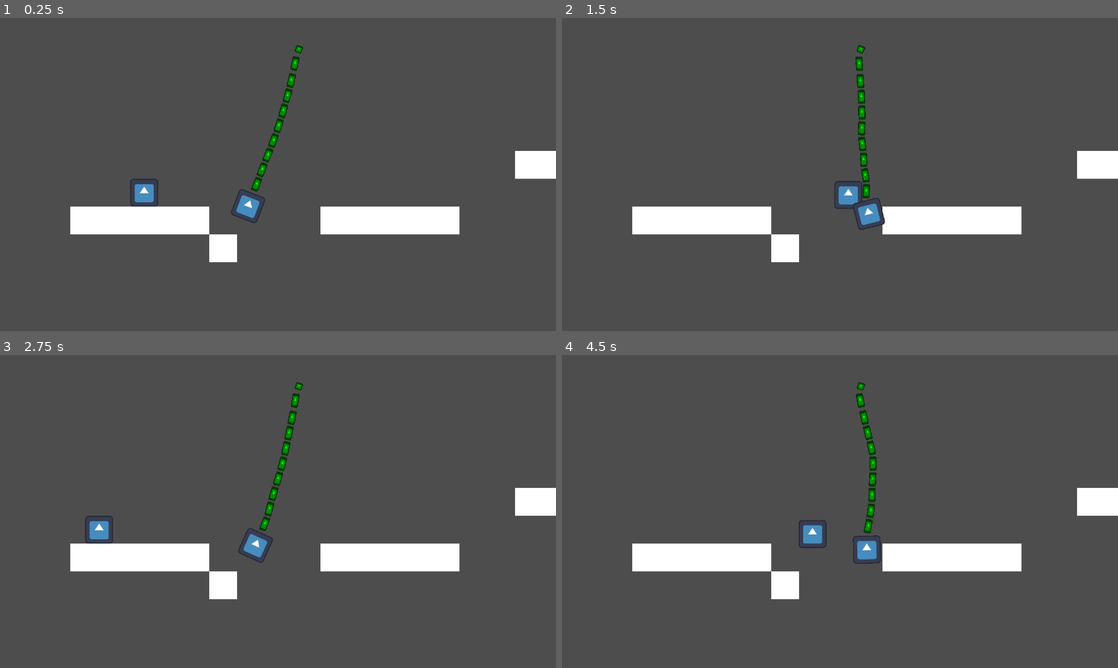
Above: before the commit, frames 1-4 (two rows, left to right).
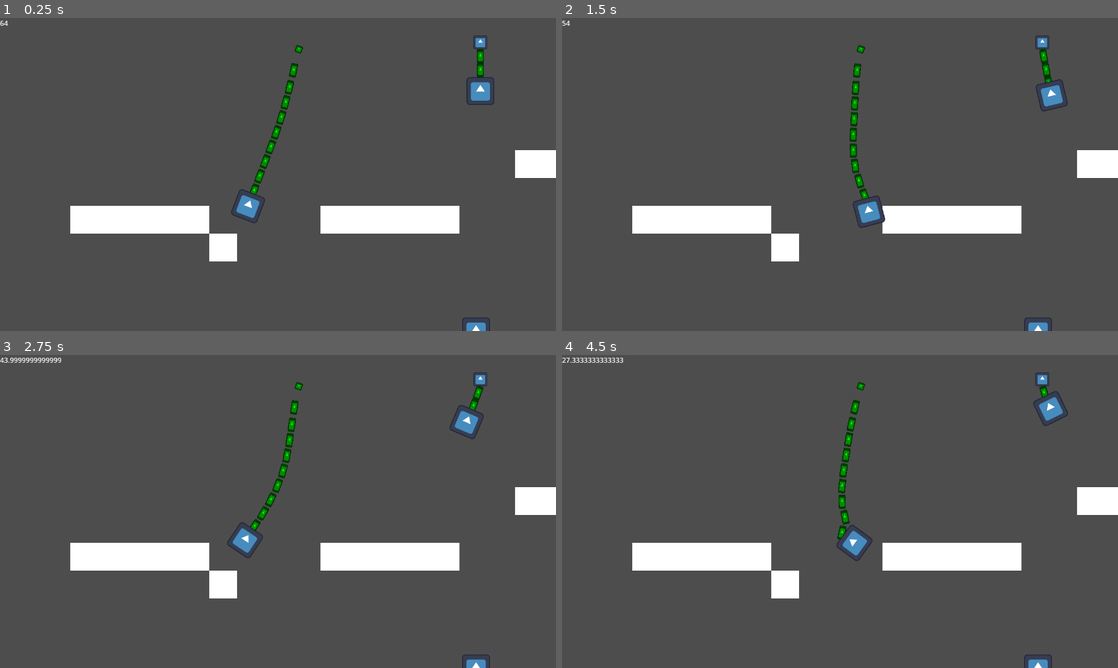
Above: after the commit, the same moments.

Repository: xtr3m3nerd/mini-jam-153-magnet-fishing
Game: Godot game, scene res://scenes/testing/test_string.tscn
Same seed, same stepped clock (60 frames per second), same inputs: the game is played once before the commit and once after it. The project has no main scene, so this scene is started directly. The engine's default icon, where the game draws it, is replaced by a stand-in: a white triangle on a blue panel in a dark square.
Inputs:
- Up to frame 1 (0.25 s): no input
- Up to frame 2 (1.5 s): hold Space (magnet) 0.53-1.28 s; hold D (move_right) from 0.53 s (still down); tap W (move_up) at 0.77, 0.8, 1.07, 1.35 s
- Up to frame 3 (2.75 s): tap W (move_up) at 1.52, 1.82, 2.3 s; tap Space (magnet) at 1.55 s; release D (move_right) at 2.03 s; hold A (move_left) from 2.03 s (still down); hold Space (magnet) from 2.03 s (still down)
- Up to frame 4 (4.5 s): release A (move_left) at 2.78 s; release Space (magnet) at 2.78 s; hold D (move_right) 2.78-4.28 s; tap Space (magnet) at 2.85, 4.35 s; tap W (move_up) at 3.02, 3.32, 3.6, 3.77, 4.07 s; hold A (move_left) from 4.28 s (still down)

The runs differ from the first frame. In frame 1, 1.5% of the frame differs, in the area x 0-100%, y 0-100%; in frame 2, 2.2%; in frame 3, 2.2%; in frame 4, 2.6%.

Commit message:
experimenting with ropes and magnets

Diff:
--- a/scenes/prefabs/magnet.tscn
+++ b/scenes/prefabs/magnet.tscn
@@ -8,6 +8,7 @@
 radius = 16.0
 
 [node name="Magnet" type="RigidBody2D"]
+position = Vector2(0, 16)
 script = ExtResource("1_1ri4b")
 
 [node name="Sprite2D" type="Sprite2D" parent="."]
--- /dev/null
+++ b/scenes/prefabs/mobile_rope_base.gd
@@ -0,0 +1,11 @@
+extends CharacterBody2D
+
+@onready var mount_point: PinJoint2D = $MountPoint
+
+var id := -1
+var parent: Node
+
+func add_segment(segment: PhysicsBody2D):
+	add_child(segment)
+	segment.position = mount_point.position
+	mount_point.node_b = mount_point.get_path_to(segment)
--- a/scenes/prefabs/mobile_rope_base.tscn
+++ b/scenes/prefabs/mobile_rope_base.tscn
@@ -1,11 +1,13 @@
-[gd_scene load_steps=3 format=3 uid="uid://cvm0by4xcxjgd"]
+[gd_scene load_steps=4 format=3 uid="uid://cvm0by4xcxjgd"]
 
 [ext_resource type="Texture2D" uid="uid://catog4cl4ltxq" path="res://icon.svg" id="1_c35ud"]
+[ext_resource type="Script" path="res://scenes/prefabs/mobile_rope_base.gd" id="1_hvrtf"]
 
 [sub_resource type="CircleShape2D" id="CircleShape2D_1rdyq"]
-radius = 8.0
+radius = 7.0
 
 [node name="MobileRopeBase" type="CharacterBody2D"]
+script = ExtResource("1_hvrtf")
 
 [node name="Sprite2D" type="Sprite2D" parent="."]
 scale = Vector2(0.125, 0.125)
@@ -14,5 +16,6 @@
 [node name="CollisionShape2D" type="CollisionShape2D" parent="."]
 shape = SubResource("CircleShape2D_1rdyq")
 
-[node name="MountPoint" type="Marker2D" parent="."]
+[node name="MountPoint" type="PinJoint2D" parent="."]
 position = Vector2(0, 8)
+node_a = NodePath("..")
--- a/scenes/prefabs/rope_segment.gd
+++ b/scenes/prefabs/rope_segment.gd
@@ -1,12 +1,19 @@
 extends RigidBody2D
 
+
 @onready var mount_point = $MountPoint
-@onready var pin_joint_2d = $PinJoint2D
 
 var id := -1
 var parent: Node
 
-func attach_to(rope_part: PhysicsBody2D):
-	if rope_part.has_node("MountPoint"):
-		global_position = rope_part.get_node("MountPoint").global_position
-	pin_joint_2d.node_a = rope_part
+func add_segment(segment: PhysicsBody2D):
+	add_child(segment)
+	segment.position = mount_point.position
+	mount_point.node_a = ".."
+	mount_point.node_b = mount_point.get_path_to(segment)
+
+func remove_self():
+	if get_parent().mount_point:
+		get_parent().mount_point.node_b = NodePath("")
+	get_parent().remove_child(self)
+	queue_free()
--- a/scenes/prefabs/rope_segment.tscn
+++ b/scenes/prefabs/rope_segment.tscn
@@ -5,24 +5,22 @@
 
 [sub_resource type="CapsuleShape2D" id="CapsuleShape2D_bjsaq"]
 radius = 4.0
-height = 16.0
+height = 14.0
 
 [node name="RopeSegment" type="RigidBody2D"]
-position = Vector2(0, 8)
 mass = 0.25
 script = ExtResource("1_3ic11")
 
-[node name="PinJoint2D" type="PinJoint2D" parent="."]
-position = Vector2(0, -8)
-node_b = NodePath("..")
-
 [node name="Sprite2D" type="Sprite2D" parent="."]
 self_modulate = Color(0, 1, 0, 1)
+position = Vector2(0, 8)
 scale = Vector2(0.063, 0.125)
 texture = ExtResource("1_vn1d4")
 
 [node name="CollisionShape2D" type="CollisionShape2D" parent="."]
+position = Vector2(0, 8)
 shape = SubResource("CapsuleShape2D_bjsaq")
 
-[node name="MountPoint" type="Marker2D" parent="."]
-position = Vector2(0, 8)
+[node name="MountPoint" type="PinJoint2D" parent="."]
+position = Vector2(0, 16)
+node_a = NodePath("..")
--- a/scenes/testing/dynamic_rope_test.gd
+++ b/scenes/testing/dynamic_rope_test.gd
@@ -1,22 +1,57 @@
 extends Node2D
 
-@export var num_of_segments = 10
 @export var segment_prefab: PackedScene = preload("res://scenes/prefabs/rope_segment.tscn")
-@export var end_of_rope_prefab: PackedScene = preload("res://scenes/prefabs/magnet.tscn")
+
+@export var grow_speed = 50.0
+@export var length = 64.0:
+	set(value):
+		if value != length:
+			length = value
+			update_length(value)
+@export var segment_length = 16.0
 
 @onready var rope_base = $MobileRopeBase
+@onready var end_of_rope = $FloatingMagnet
+
+var segments = []
+var current_num_segments = 0
+var last_point = null
 
 func _ready():
-	var last_point = rope_base
-	for i in num_of_segments:
-		var segment = segment_prefab.instantiate()
-		add_child(segment)
-		segment.attach_to(last_point)
-		last_point = segment
-	var end_of_rope = end_of_rope_prefab.instantiate()
-	add_child(end_of_rope)
-	var pin_joint = PinJoint2D.new()
-	add_child(pin_joint)
-	pin_joint.global_position = last_point.get_node("MountPoint").global_position
-	pin_joint.node_a = last_point
-	pin_joint.node_b = end_of_rope
+	last_point = rope_base
+	update_length(length)
+
+func _physics_process(delta):
+	var direction = Input.get_axis("move_up", "move_down")
+	length += direction * grow_speed * delta
+
+func update_length(value: float):
+	if last_point == null:
+		return
+	var num_segments = ceil(length / segment_length)
+	var partial_dist = fmod(length, segment_length)
+	end_of_rope.reset_physics()
+	end_of_rope.get_parent().remove_child(end_of_rope)
+
+	# Remove extra segments
+	if segments.size() > num_segments:
+		while segments.size() > num_segments:
+			var segment = segments.pop_back()
+			segment.remove_self()
+		if segments.size() > 0:
+			last_point = segments[segments.size()-1]
+
+	if segments.size() < num_segments:
+		var num_to_add = num_segments - segments.size()
+		for i in num_to_add:
+			var segment = segment_prefab.instantiate()
+			segments.append(segment)
+			last_point.add_segment(segment)
+			last_point = segment
+
+	last_point.add_child(end_of_rope)
+	end_of_rope.position = Vector2.DOWN * partial_dist
+	end_of_rope.update_physics()
+
+	$CanvasLayer/Length.text = str(value)
+	#last_point.add_segment(end_of_rope)
--- a/scenes/testing/dynamic_rope_test.tscn
+++ b/scenes/testing/dynamic_rope_test.tscn
@@ -1,9 +1,20 @@
-[gd_scene load_steps=3 format=3 uid="uid://cwgc5b0qnknx3"]
+[gd_scene load_steps=4 format=3 uid="uid://cwgc5b0qnknx3"]
 
 [ext_resource type="Script" path="res://scenes/testing/dynamic_rope_test.gd" id="1_sh117"]
 [ext_resource type="PackedScene" uid="uid://cvm0by4xcxjgd" path="res://scenes/prefabs/mobile_rope_base.tscn" id="2_hkj2e"]
+[ext_resource type="PackedScene" uid="uid://b86nc1tyynsk8" path="res://scenes/testing/floating_magnet.tscn" id="3_ckd3v"]
 
 [node name="DynamicRopeTest" type="Node2D"]
 script = ExtResource("1_sh117")
 
 [node name="MobileRopeBase" parent="." instance=ExtResource("2_hkj2e")]
+
+[node name="FloatingMagnet" parent="." instance=ExtResource("3_ckd3v")]
+position = Vector2(0, 8)
+
+[node name="CanvasLayer" type="CanvasLayer" parent="."]
+
+[node name="Length" type="Label" parent="CanvasLayer"]
+offset_right = 40.0
+offset_bottom = 23.0
+text = "10"
--- /dev/null
+++ b/scenes/testing/floating_magnet.gd
@@ -0,0 +1,28 @@
+extends Node2D
+
+@export var FORCE = 400
+@export var mass = 2.0
+@export var magnetic_strength = 100000
+var original_mass = 0
+@onready var magnetic_zone: Area2D = $MagneticZone
+
+func _physics_process(delta):
+	var direction = Input.get_axis("move_left", "move_right")
+	if get_parent() is RigidBody2D:
+		get_parent().apply_central_force(Vector2.RIGHT * direction * FORCE)
+
+	if Input.is_action_pressed("magnet"):
+		for object in magnetic_zone.get_overlapping_bodies():
+			var pull_dir = object.global_position.direction_to(global_position)
+
+			var force = pull_dir * magnetic_strength * delta
+			object.apply_force(force)
+
+func update_physics():
+	if get_parent() is RigidBody2D:
+		original_mass = get_parent().mass
+		get_parent().mass = mass
+
+func reset_physics():
+	if get_parent() is RigidBody2D:
+		get_parent().mass = original_mass
--- /dev/null
+++ b/scenes/testing/floating_magnet.tscn
@@ -0,0 +1,21 @@
+[gd_scene load_steps=4 format=3 uid="uid://b86nc1tyynsk8"]
+
+[ext_resource type="Script" path="res://scenes/testing/floating_magnet.gd" id="1_3byju"]
+[ext_resource type="Texture2D" uid="uid://catog4cl4ltxq" path="res://icon.svg" id="2_06y36"]
+
+[sub_resource type="CircleShape2D" id="CircleShape2D_7k1av"]
+radius = 135.05
+
+[node name="FloatingMagnet" type="Node2D"]
+script = ExtResource("1_3byju")
+
+[node name="Sprite2D" type="Sprite2D" parent="."]
+scale = Vector2(0.25, 0.25)
+texture = ExtResource("2_06y36")
+
+[node name="MagneticZone" type="Area2D" parent="."]
+collision_layer = 0
+collision_mask = 2
+
+[node name="CollisionShape2D" type="CollisionShape2D" parent="MagneticZone"]
+shape = SubResource("CircleShape2D_7k1av")
--- /dev/null
+++ b/scenes/testing/object.tscn
@@ -0,0 +1,16 @@
+[gd_scene load_steps=3 format=3 uid="uid://clc5mjwjkcjp1"]
+
+[ext_resource type="Texture2D" uid="uid://catog4cl4ltxq" path="res://icon.svg" id="1_1so25"]
+
+[sub_resource type="RectangleShape2D" id="RectangleShape2D_7b6tx"]
+size = Vector2(32, 32)
+
+[node name="Object" type="RigidBody2D" groups=["object"]]
+collision_layer = 3
+
+[node name="Sprite2D" type="Sprite2D" parent="."]
+scale = Vector2(0.25, 0.25)
+texture = ExtResource("1_1so25")
+
+[node name="CollisionShape2D" type="CollisionShape2D" parent="."]
+shape = SubResource("RectangleShape2D_7b6tx")
--- a/scenes/testing/test_string.tscn
+++ b/scenes/testing/test_string.tscn
@@ -1,9 +1,9 @@
-[gd_scene load_steps=8 format=3 uid="uid://cg87jgoat87v"]
+[gd_scene load_steps=7 format=3 uid="uid://cg87jgoat87v"]
 
 [ext_resource type="Texture2D" uid="uid://cjupouwrmter5" path="res://assets/images/test_tiles.png" id="1_yghds"]
-[ext_resource type="Script" path="res://scenes/testing/test_player.gd" id="2_ox0rs"]
-[ext_resource type="Texture2D" uid="uid://catog4cl4ltxq" path="res://icon.svg" id="3_web74"]
+[ext_resource type="PackedScene" uid="uid://clc5mjwjkcjp1" path="res://scenes/testing/object.tscn" id="4_cc2vj"]
 [ext_resource type="PackedScene" uid="uid://bccelwgt6e7dh" path="res://scenes/prefabs/rope.tscn" id="4_lwbcn"]
+[ext_resource type="PackedScene" uid="uid://cwgc5b0qnknx3" path="res://scenes/testing/dynamic_rope_test.tscn" id="5_w4a5k"]
 
 [sub_resource type="TileSetAtlasSource" id="TileSetAtlasSource_xcba5"]
 texture = ExtResource("1_yghds")
@@ -22,31 +22,24 @@
 physics_layer_0/collision_layer = 1
 sources/0 = SubResource("TileSetAtlasSource_xcba5")
 
-[sub_resource type="CircleShape2D" id="CircleShape2D_edx0d"]
-radius = 16.0
-
 [node name="TestString" type="Node2D"]
 
 [node name="TileMap" type="TileMap" parent="."]
+position = Vector2(0, -1)
 tile_set = SubResource("TileSet_u78de")
 format = 2
-layer_0/tile_data = PackedInt32Array(786441, 65536, 0, 78644 …(187 unchanged characters)… 6, 0, 655386, 65536, 0, 655387, 65536, 0)
+layer_0/tile_data = PackedInt32Array(786441, 65536, 0, 78644 …(187 unchanged characters)… 6, 0, 655386, 65536, 0, 655387, 65536, 0, 1114132, 65536, 0, 1114133, 65536, 0, 1114134, 65536, 0, 1114135, 65536, 0, 1114136, 65536, 0, 1114137, 65536, 0, 1114138, 65536, 0, 1114139, 65536, 0, 1114140, 65536, 0)
 
 [node name="Camera2D" type="Camera2D" parent="."]
 position = Vector2(527, 347)
 zoom = Vector2(2, 2)
 
-[node name="TestPlayer" type="CharacterBody2D" parent="."]
-position = Vector2(373, 345)
-script = ExtResource("2_ox0rs")
-
-[node name="Sprite2D" type="Sprite2D" parent="TestPlayer"]
-scale = Vector2(0.25, 0.25)
-texture = ExtResource("3_web74")
-
-[node name="CollisionShape2D" type="CollisionShape2D" parent="TestPlayer"]
-shape = SubResource("CircleShape2D_edx0d")
-
 [node name="Rope" parent="." instance=ExtResource("4_lwbcn")]
 position = Vector2(551, 203)
 rotation = 0.36675
+
+[node name="DynamicRopeTest" parent="." instance=ExtResource("5_w4a5k")]
+position = Vector2(760, 195)
+
+[node name="Object" parent="." instance=ExtResource("4_cc2vj")]
+position = Vector2(755, 512)
